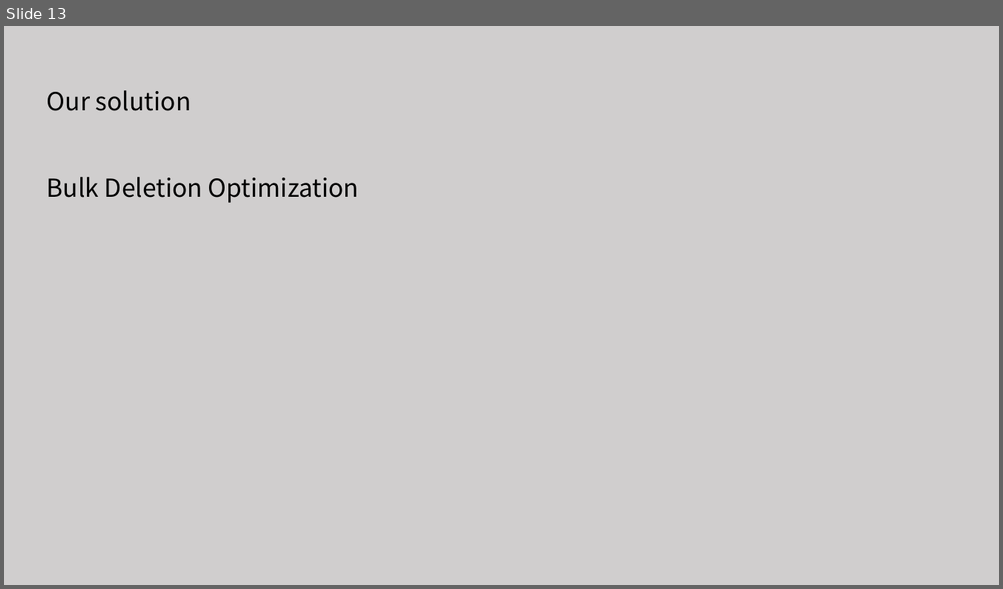
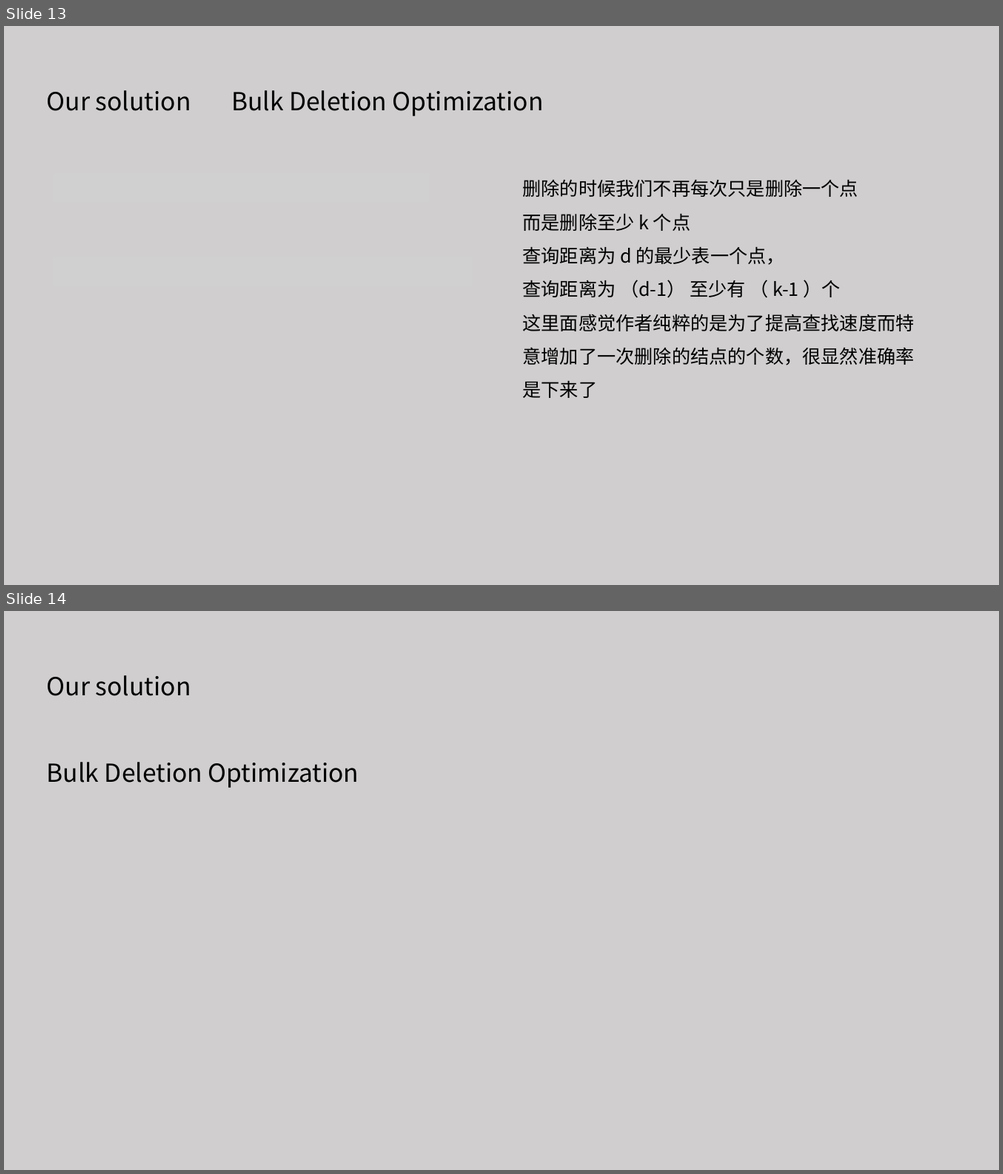
Before and after one commit to tianzhuwei/PPT, a slide deck: Approximate Closest Community Search in Networks.pptx. Shown one above the other, each under a label of ours: slide 13 before the commit, slides 13 and 14 after it. The pictures are 1003x589 and 1003x1174 pixels, drawn with LibreOffice and Linux fonts; fonts in the diff are those of the drawing; grey boxes stand for pictures. Boxes give left, top, right and bottom in pixels: in the first picture for what was removed or moved away, otherwise in the second. Text is boxed around its words. In the diff, an @@ line names an element or a change of style, - is before the commit and + after.

Commit message:
update

```diff
--- a/Approximate Closest Community Search in Networks.pptx
+++ b/Approximate Closest Community Search in Networks.pptx
@@ slide 13 added at [4, 26, 999, 585], background #D0CECE @@
@@ text added at [47, 90, 191, 111], 24 pt, text #000000 @@
+Our solution
@@ text added at [231, 90, 543, 116], 24 pt, text #000000 @@
+Bulk Deletion Optimization
@@ picture added at [53, 173, 429, 203] @@
@@ text added at [522, 180, 913, 398], 18 pt, text #000000 @@
+删除的时候我们不再每次只是删除一个点
+而是删除至少 k 个点
+查询距离为 d 的最少表一个点，
+查询距离为 （d-1） 至少有 （ k-1 ）个
+这里面感觉作者纯粹的是为了提高查找速度而特意增加了一次删除的结点的个数，很显然准确率是下来了
@@ picture added at [53, 257, 472, 286] @@
@@ what was slide 13 is now slide 14 @@
```
Also in this commit, not shown: 2 slides changed, 1 other slide added, 1 slide removed.
